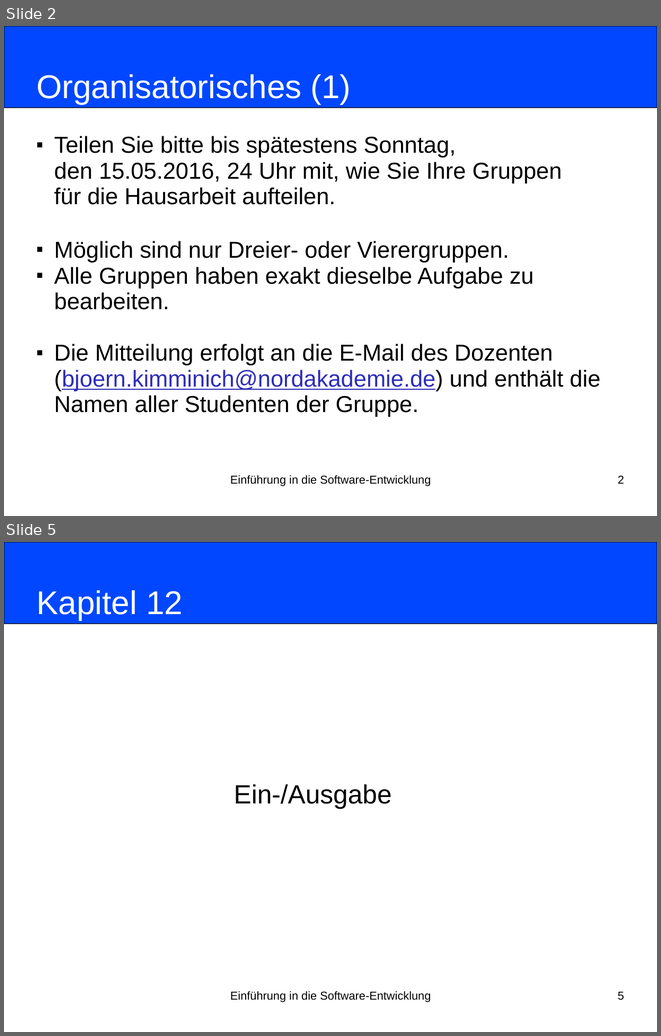
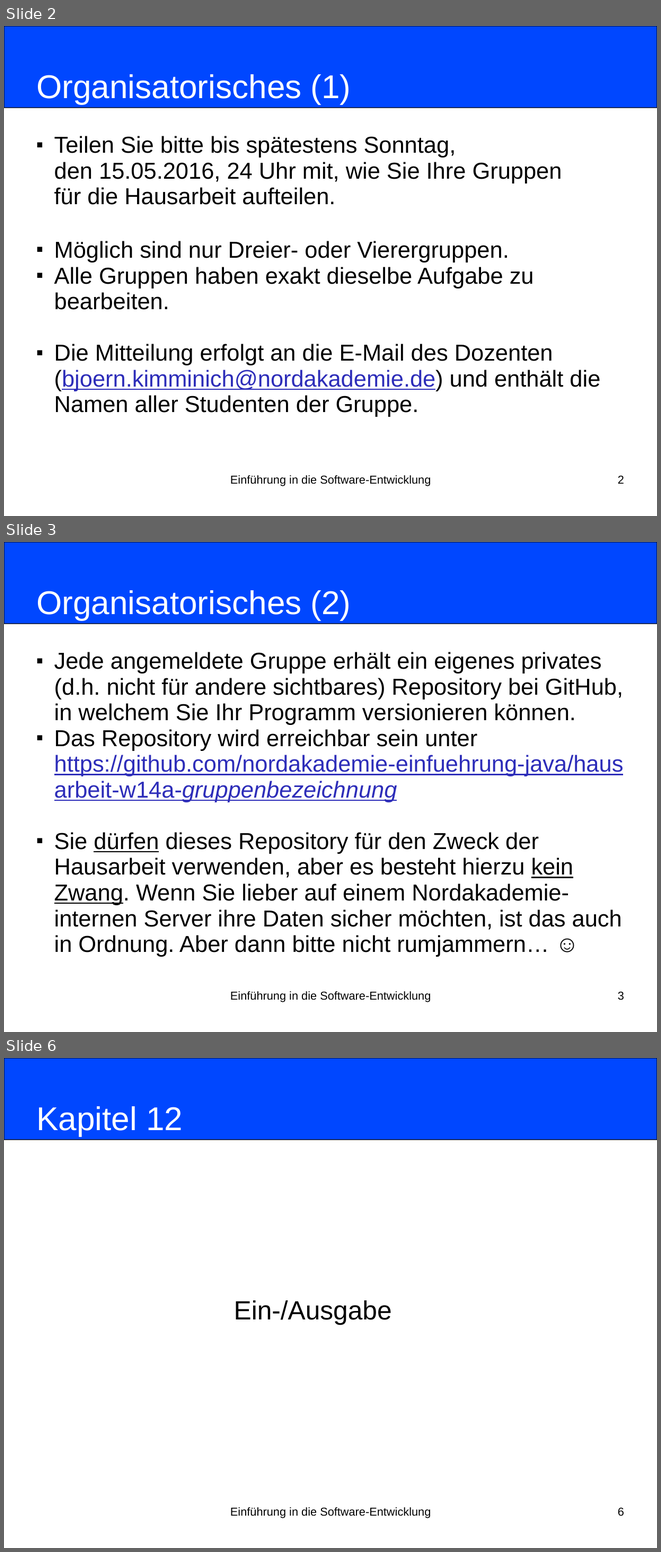
Before and after one commit to nordakademie-einfuehrung-java/vorlesungsskript, a slide deck: folien/Semester_04_Termin_04_Kapitel12.pptx. Shown one above the other, each under a label of ours: slides 2 and 5 before the commit, slides 2, 3 and 6 after it; the slides between them are not shown. The pictures are 661x1036 and 661x1552 pixels, drawn with LibreOffice and Linux fonts; fonts in the diff are those of the drawing. Boxes give left, top, right and bottom in pixels: in the first picture for what was removed or moved away, otherwise in the second. Text is boxed around its words. In the diff, an @@ line names an element or a change of style, - is before the commit and + after.

Commit message:
Info zu privaten Repos hinzugefügt

```diff
--- a/folien/Semester_04_Termin_04_Kapitel12.pptx
+++ b/folien/Semester_04_Termin_04_Kapitel12.pptx
@@ slide 3 added at (4, 542, 657, 1032), background #FFFFFF @@
@@ rounded rectangle added at (4, 542, 657, 624), fill #0047FF, outline #000000 0.75 pt @@
@@ title added at (37, 590, 351, 620), 40 pt, text #FFFFFF @@
+Organisatorisches (2)
@@ subtitle added at (54, 652, 624, 956), 28 pt, text #000000 @@
+■ Jede angemeldete Gruppe erhält ein eigenes privates (d.h. nicht für andere sichtbares) Repository bei GitHub, in welchem Sie Ihr Programm versionieren können.
+■ Das Repository wird erreichbar sein unter https://github.com/nordakademie-einfuehrung-java/hausarbeit-w14a-gruppenbezeichnung
+■ Sie dürfen dieses Repository für den Zweck der Hausarbeit verwenden, aber es besteht hierzu kein Zwang. Wenn Sie lieber auf einem Nordakademie-internen Server ihre Daten sicher möchten, ist das auch in Ordnung. Aber dann bitte nicht rumjammern… ☺
@@ text added at (230, 991, 431, 1002), 14 pt, text #000000 @@
+Einführung in die Software-Entwicklung
@@ page number added at (618, 991, 624, 1000), 14 pt, text #000000 @@
+3
@@ what was slide 5 is now slide 6 @@
@@ page number at (618, 1507, 624, 1516): text changed @@
-5
+6
```
Also in this commit, not shown: 2 slides changed.
